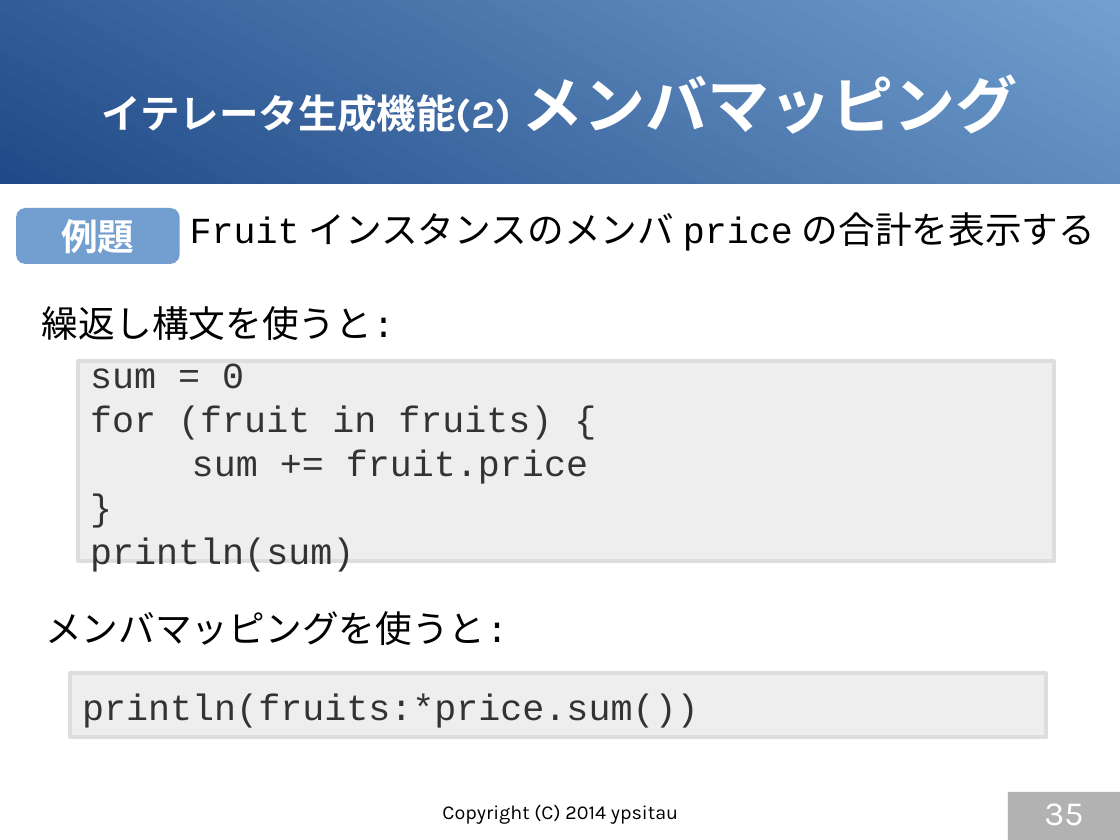
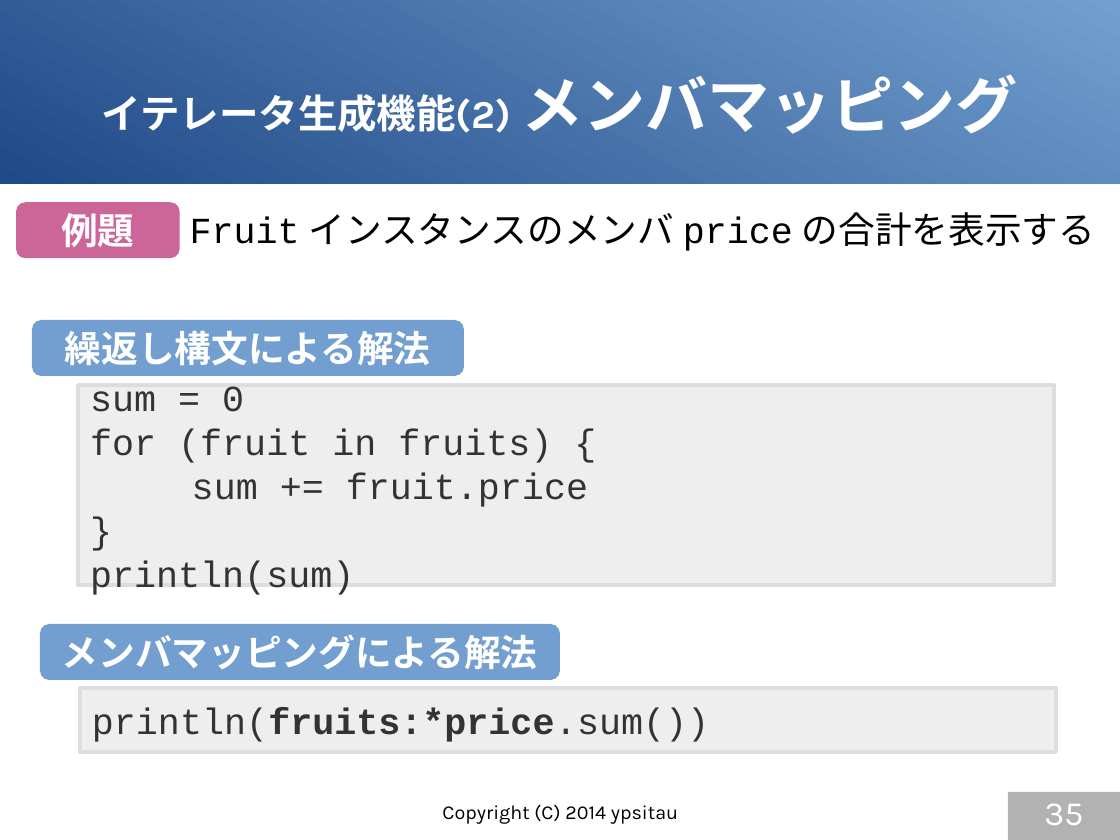
Before and after one commit to gura-lang/gura-doc, a slide deck: slide 35 of presentation/gura-introduction.odp. Drawn at 1120x840 pixels with LibreOffice and Linux fonts; fonts in the diff are those of the drawing. Boxes give left, top, right and bottom in pixels: in the first picture for what was removed or moved away, otherwise in the second. Text is boxed around its words. In the diff, an @@ line names an element or a change of style, - is before the commit and + after.

```diff
--- a/presentation/gura-introduction.odp
+++ b/presentation/gura-introduction.odp
@@ rounded rectangle "例題": place and size @@
-rounded rectangle "例題" at bbox=[16, 208, 180, 264]
+rounded rectangle "例題" at bbox=[16, 202, 180, 258]
@@ rounded rectangle "例題" at bbox=[16, 202, 180, 258]: fill #729FCF to #CC6699 @@
@@ rounded rectangle added at bbox=[32, 320, 463, 376], fill #729FCF, 26 pt, text #FFFFFF, bold @@
+繰返し構文による解法
@@ text removed at bbox=[42, 306, 395, 340] @@
-繰返し構文を使うと:
@@ rectangle "sum = 0": place and size @@
-rectangle "sum = 0" at bbox=[78, 362, 1055, 562]
+rectangle "sum = 0" at bbox=[78, 385, 1055, 585]
@@ rounded rectangle "メンバマッピングによる解法": place and size @@
-rounded rectangle "メンバマッピングによる解法" at bbox=[45, 611, 508, 645]
+rounded rectangle "メンバマッピングによる解法" at bbox=[40, 624, 560, 680]
@@ rounded rectangle "メンバマッピングによる解法" at bbox=[40, 624, 560, 680]: vertical alignment top to middle; fill none to #729FCF @@
@@ text in rounded rectangle at bbox=[62, 634, 538, 669]: text changed; font Courier New to Karla; text colour #000000 to #FFFFFF; bold on @@
-メンバマッピングを使うと:
+メンバマッピングによる解法
@@ rectangle "println(fruits:*price.sum())": place and size @@
-rectangle "println(fruits:*price.sum())" at bbox=[70, 674, 1047, 738]
+rectangle "println(fruits:*price.sum())" at bbox=[80, 688, 1057, 752]
@@ rectangle "println(fruits:*price.sum())" at bbox=[80, 688, 1057, 752]: bold on in "println(fruits:*price.sum())" @@
```
Also in this commit, not shown: 13 other slides changed.
